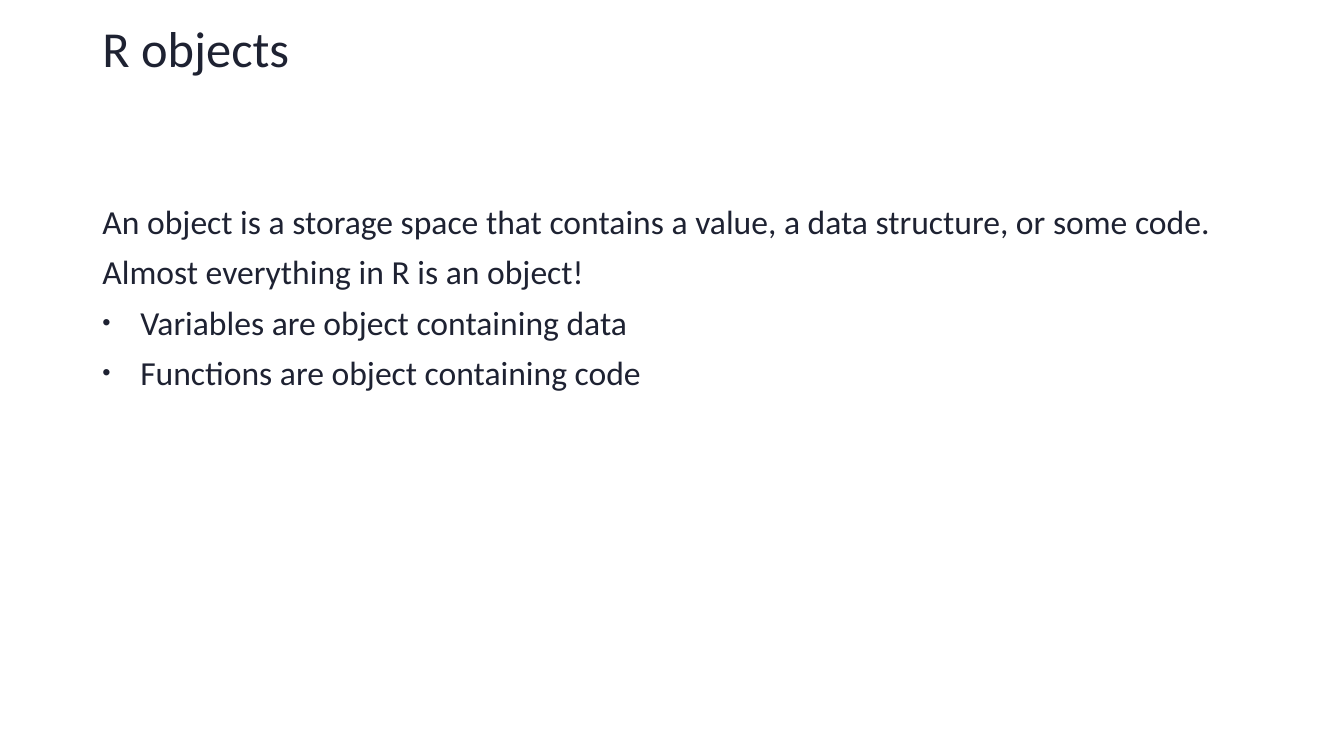
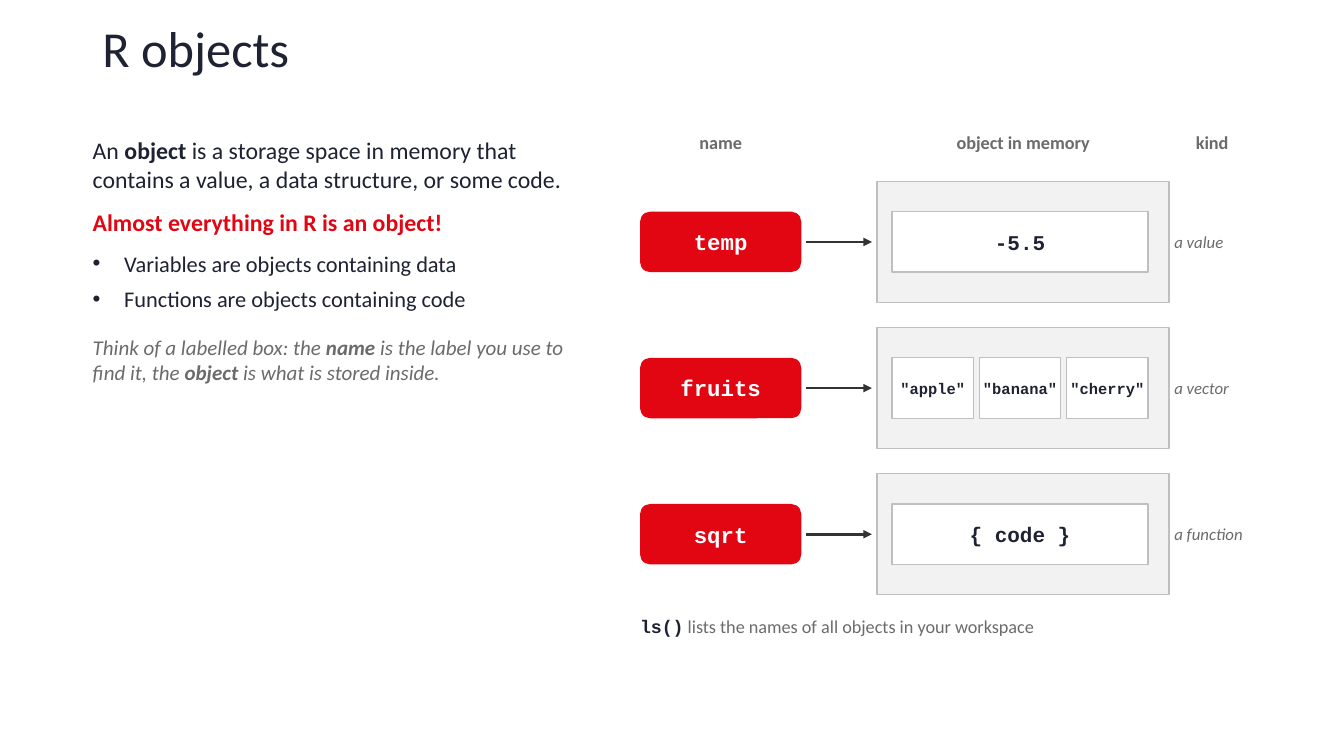
Before and after one commit to sib-swiss/first-steps-with-R-training, a slide deck: slide 48 of assets/pptx/First-steps-with-R_day1.pptx (slide 43 before the commit). Drawn at 1344x756 pixels with LibreOffice and Linux fonts; fonts in the diff are those of the drawing; background and template pictures are left out. Boxes give left, top, right and bottom in pixels: in the first picture for what was removed or moved away, otherwise in the second. Text is boxed around its words. In the diff, an @@ line names an element or a change of style, - is before the commit and + after.

```diff
--- a/assets/pptx/First-steps-with-R_day1.pptx
+++ b/assets/pptx/First-steps-with-R_day1.pptx
@@ text added at (x1=93, y1=142, x2=564, y2=384), 17 pt, text #1E2232 @@
+An object is a storage space in memory that contains a value, a data structure, or some code.
+Almost everything in R is an object!
+• Variables are objects containing data
+• Functions are objects containing code
+Think of a labelled box: the name is the label you use to find it, the object is what is stored inside.
@@ text added at (x1=699, y1=140, x2=742, y2=149), 13 pt, text #6B6B6B, bold @@
+name
@@ text added at (x1=957, y1=136, x2=1090, y2=152), 13 pt, text #6B6B6B, bold @@
+object in memory
@@ text added at (x1=1196, y1=136, x2=1229, y2=149), 13 pt, text #6B6B6B, bold @@
+kind
@@ rectangle added at (x1=877, y1=181, x2=1170, y2=302), fill #F2F2F2, outline #BFBFBF 1 pt @@
@@ text removed at (x1=102, y1=210, x2=1209, y2=391) @@
-An object is a storage space that contains a value, a data structure, or some code.
-Almost everything in R is an object!
-• Variables are object containing data
-• Functions are object containing code
@@ rounded rectangle added at (x1=640, y1=212, x2=802, y2=272), fill #E20613, 16 pt, text #FFFFFF, bold @@
+temp
@@ rectangle added at (x1=892, y1=212, x2=1148, y2=272), fill #FFFFFF, outline #BFBFBF 1 pt, 15 pt, text #1E2232, bold @@
+-5.5
@@ text added at (x1=1174, y1=236, x2=1224, y2=248), 12 pt, text #6B6B6B, italic @@
+a value
@@ arrow added from (807, 242) to (872, 242), #333333 2 pt @@
@@ rectangle added at (x1=877, y1=328, x2=1170, y2=449), fill #F2F2F2, outline #BFBFBF 1 pt @@
@@ rounded rectangle added at (x1=640, y1=358, x2=802, y2=418), fill #E20613, 16 pt, text #FFFFFF, bold @@
+fruits
@@ rectangle added at (x1=892, y1=358, x2=974, y2=418), fill #FFFFFF, outline #BFBFBF 1 pt, 11 pt, text #1E2232, bold @@
+"apple"
@@ rectangle added at (x1=980, y1=358, x2=1062, y2=418), fill #FFFFFF, outline #BFBFBF 1 pt, 11 pt, text #1E2232, bold @@
+"banana"
@@ rectangle added at (x1=1067, y1=358, x2=1148, y2=418), fill #FFFFFF, outline #BFBFBF 1 pt, 11 pt, text #1E2232, bold @@
+"cherry"
@@ arrow added from (807, 388) to (872, 388), #333333 2 pt @@
@@ text added at (x1=1174, y1=383, x2=1229, y2=394), 12 pt, text #6B6B6B, italic @@
+a vector
@@ rectangle added at (x1=877, y1=474, x2=1170, y2=595), fill #F2F2F2, outline #BFBFBF 1 pt @@
@@ rounded rectangle added at (x1=640, y1=504, x2=802, y2=565), fill #E20613, 16 pt, text #FFFFFF, bold @@
+sqrt
@@ rectangle added at (x1=892, y1=504, x2=1148, y2=565), fill #FFFFFF, outline #BFBFBF 1 pt, 15 pt, text #1E2232, bold @@
+{ code }
@@ arrow added from (807, 534) to (872, 534), #333333 2 pt @@
@@ text added at (x1=1174, y1=528, x2=1243, y2=542), 12 pt, text #6B6B6B, italic @@
+a function
@@ text added at (x1=640, y1=620, x2=1034, y2=637), 13 pt, text #6B6B6B @@
+ls() lists the names of all objects in your workspace
```
Also in this commit, not shown: 22 other slides changed, 13 slides added, 4 slides removed, 12 other files.
